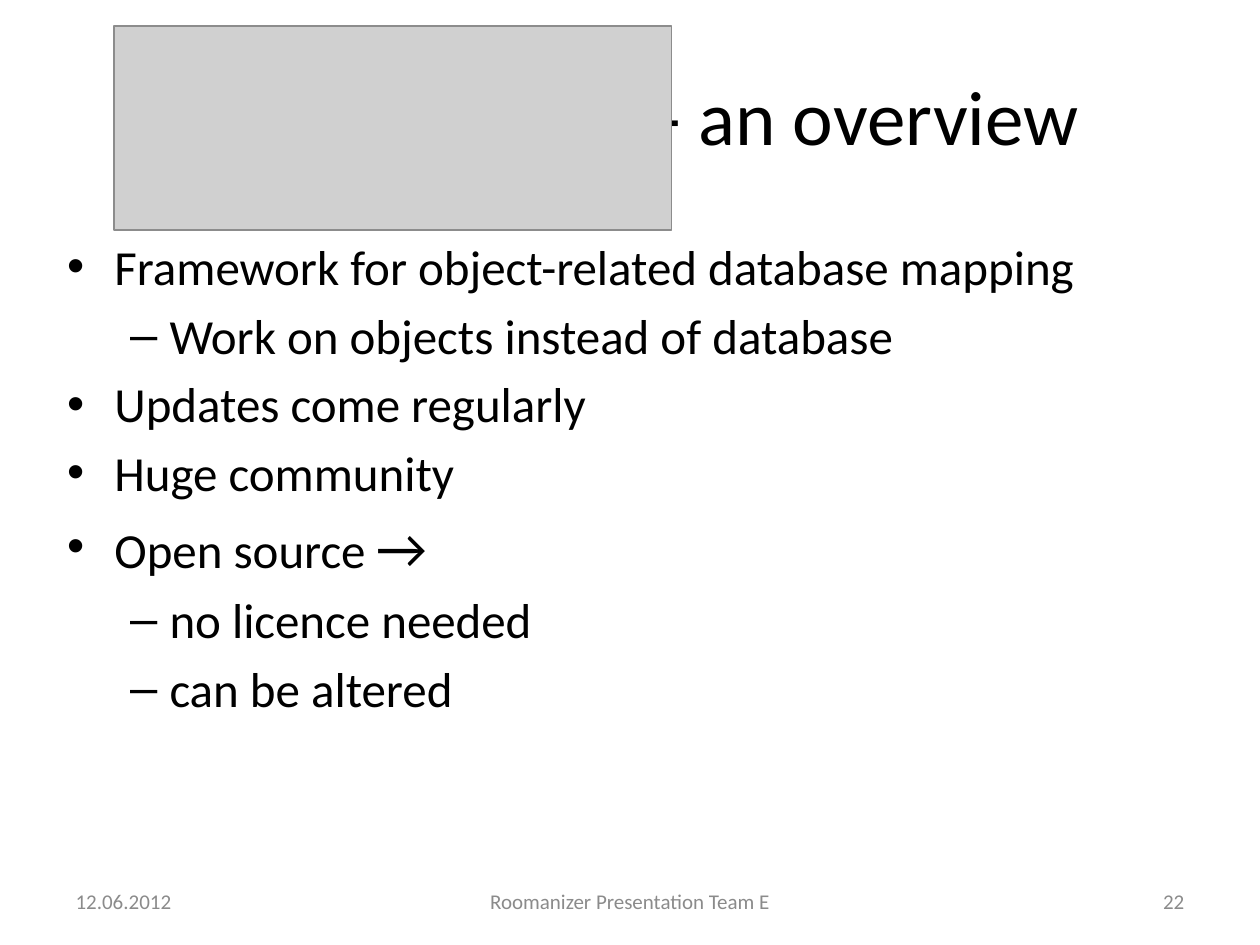
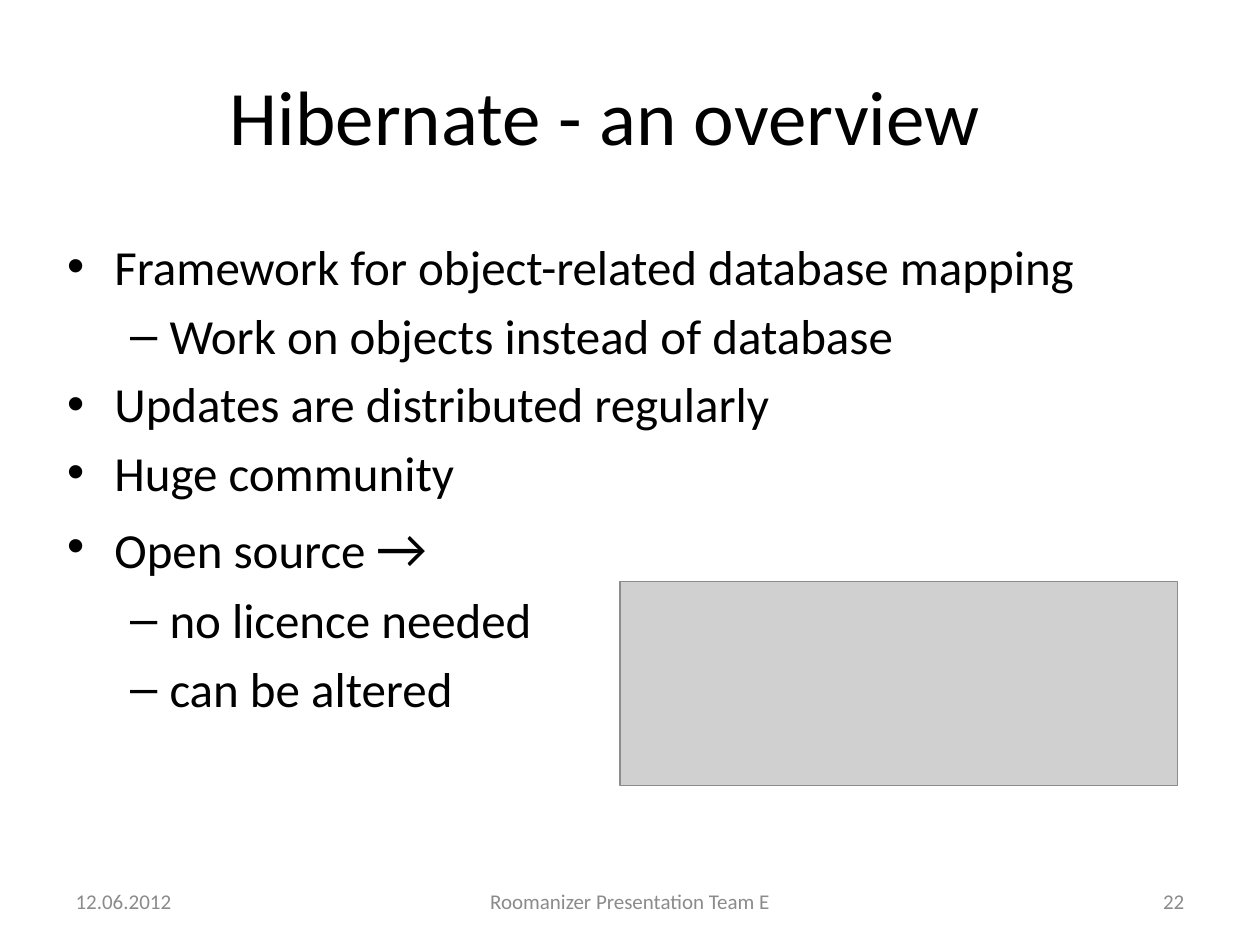
Before and after one commit to markusmo/HotelSoftware, a slide deck: slide 22 of Documentation/Praesentation/PresentationRoomanizer.pptx. Drawn at 1260x945 pixels with LibreOffice and Linux fonts; fonts in the diff are those of the drawing; grey boxes stand for pictures. Boxes give left, top, right and bottom in pixels: in the first picture for what was removed or moved away, otherwise in the second. Text is boxed around its words. In the diff, an @@ line names an element or a change of style, - is before the commit and + after.

```diff
--- a/Documentation/Praesentation/PresentationRoomanizer.pptx
+++ b/Documentation/Praesentation/PresentationRoomanizer.pptx
@@ title at (230,91,979,146): text changed @@
-- an overview
+Hibernate - an overview
@@ text at (114,388,769,431): text changed @@
-  • Updates come regularly
+  • Updates are distributed regularly
@@ picture: place and size @@
-picture at (115,26,672,231)
+picture at (620,582,1177,786)
```
Also in this commit, not shown: 8 other slides changed.
